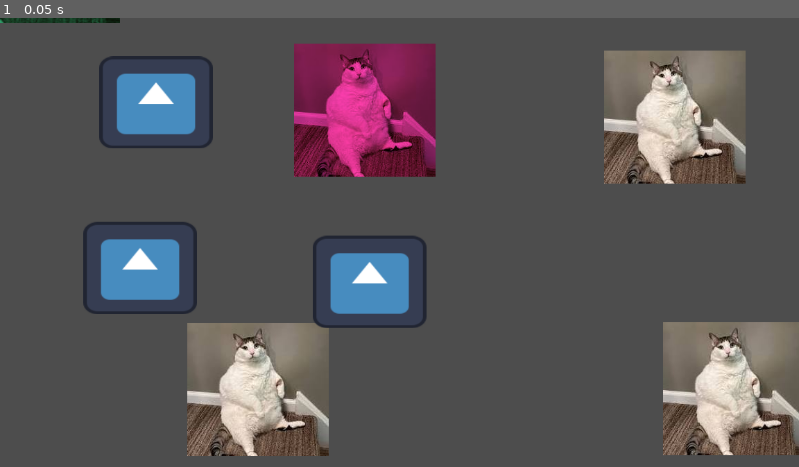
Above: before the commit, frame 1.
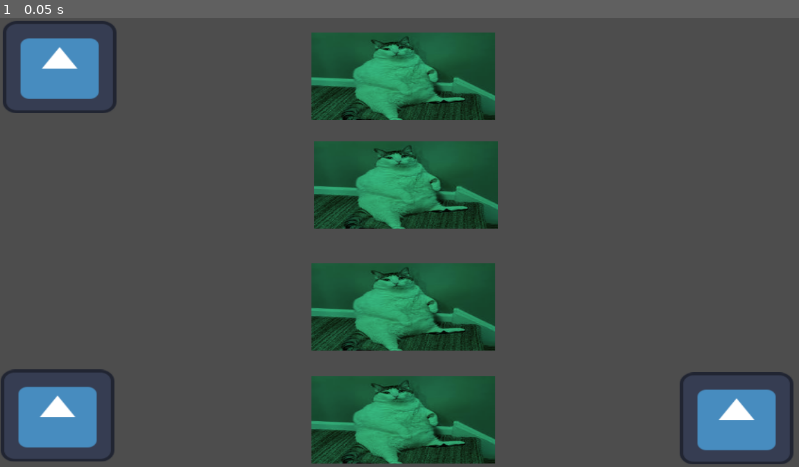
Above: after the commit, the same moment.

Repository: KevChhhh/Kevin-inclass-lab1-demo
Game: Godot game, scene res://main_scene.tscn
Same seed, same stepped clock (60 frames per second), same inputs: the game is played once before the commit and once after it. The engine's default icon, where the game draws it, is replaced by a stand-in: a white triangle on a blue panel in a dark square.
Inputs:
- Up to frame 1 (0.05 s): no input

The runs differ from the first frame. In frame 1, 41% of the frame differs, in the area x 0-100%, y 0-100%.

Commit message:
more cat
yes

Diff:
--- a/catpurple.tscn
+++ b/catpurple.tscn
@@ -6,6 +6,6 @@
 
 [node name="FatCat" type="Sprite2D" parent="."]
 modulate = Color(0.215686, 0.760784, 0.54902, 1)
-position = Vector2(6, -121)
-scale = Vector2(1.64216, 1.33854)
+position = Vector2(46.75, 240.25)
+scale = Vector2(1.30147, 0.658854)
 texture = ExtResource("1_pae1y")
--- a/main_scene.tscn
+++ b/main_scene.tscn
@@ -1,46 +1,38 @@
-[gd_scene load_steps=4 format=3 uid="uid://dtdvhc1dvwlck"]
+[gd_scene load_steps=3 format=3 uid="uid://dtdvhc1dvwlck"]
 
 [ext_resource type="Texture2D" uid="uid://bvag32hvi63rc" path="res://picture/icon.svg" id="1_lpkev"]
-[ext_resource type="Texture2D" uid="uid://7wl1j4xgfwk3" path="res://picture/fat cat.png" id="2_fgdnt"]
 [ext_resource type="PackedScene" uid="uid://bfej7vierbqps" path="res://catpurple.tscn" id="3_cd67s"]
 
 [node name="Main scene" type="Node2D"]
 
 [node name="Icon" type="Sprite2D" parent="."]
 top_level = true
-position = Vector2(225, 122)
+position = Vector2(86, 71)
 scale = Vector2(1.28125, 1.03906)
 texture = ExtResource("1_lpkev")
 
 [node name="Icon2" type="Sprite2D" parent="."]
 top_level = true
-position = Vector2(533, 381)
+position = Vector2(1062, 578)
 scale = Vector2(1.28125, 1.03906)
 texture = ExtResource("1_lpkev")
 
 [node name="Icon3" type="Sprite2D" parent="."]
 top_level = true
-position = Vector2(202, 361)
+position = Vector2(83, 574)
 scale = Vector2(1.28125, 1.03906)
 texture = ExtResource("1_lpkev")
 
 [node name="Node2D" type="Node2D" parent="."]
 
-[node name="red cat" type="Sprite2D" parent="Node2D"]
-modulate = Color(0.988235, 0.254902, 0.741176, 1)
-position = Vector2(526, 133)
-texture = ExtResource("2_fgdnt")
+[node name="cat" parent="Node2D" instance=ExtResource("3_cd67s")]
+position = Vector2(535, -156)
 
-[node name="FatCat2" type="Sprite2D" parent="Node2D"]
-position = Vector2(372, 536)
-texture = ExtResource("2_fgdnt")
+[node name="cat2" parent="Node2D" instance=ExtResource("3_cd67s")]
+position = Vector2(535, 340)
 
-[node name="FatCat3" type="Sprite2D" parent="Node2D"]
-position = Vector2(973, 143)
-texture = ExtResource("2_fgdnt")
+[node name="cat3" parent="Node2D" instance=ExtResource("3_cd67s")]
+position = Vector2(539, 1)
 
-[node name="FatCat4" type="Sprite2D" parent="Node2D"]
-position = Vector2(1058, 535)
-texture = ExtResource("2_fgdnt")
-
-[node name="cat" parent="Node2D" instance=ExtResource("3_cd67s")]
+[node name="cat4" parent="Node2D" instance=ExtResource("3_cd67s")]
+position = Vector2(535, 177)
